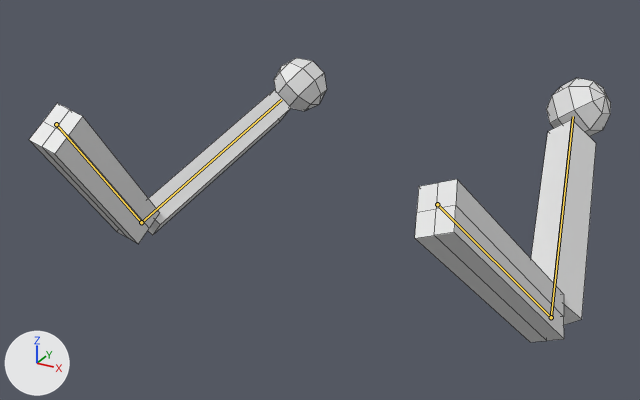
A saved change to the FBX model Assets/Models/simple arms.fbx.
One viewpoint serves both versions: a camera (50 mm lens) standing at (0.637, -0.893, 0.426) and looking at (-0.031, 0.322, -0.181). The axes (+X, +Y, +Z) are drawn at lower left. The lights are the same throughout. Both versions are drawn at frame 1 of the action 'Armature|Idling'; the numbers are the values there. The bones that change are drawn over the model as lines. Mesh edges are drawn as thin lines.
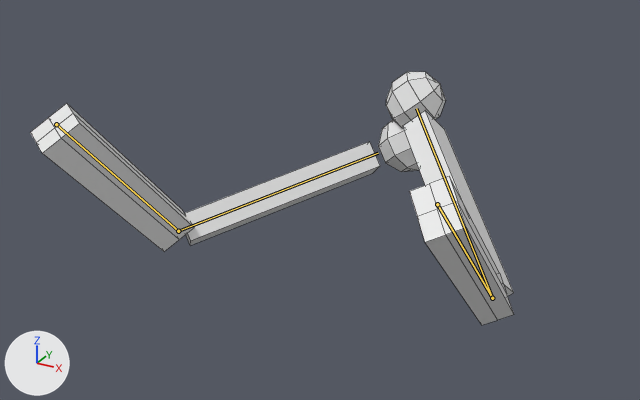
Location of each change, [x1, y1, x2, y2] in pixels of the pictures (640 x 400 px):
'Cube', posed (17% narrower, 11% shorter): before [29, 58, 611, 342]; after [30, 72, 514, 325]
bone 'Bone', root to tip: before (56, 124) to (141, 222); after (56, 124) to (178, 231)
bone 'Bone.001', root to tip: before (141, 222) to (281, 99); after (178, 231) to (378, 153)
bone 'Bone.003', root to tip: before (437, 204) to (551, 317); after (437, 204) to (492, 298)
bone 'Bone.004', root to tip: before (551, 317) to (573, 116); after (492, 298) to (416, 108)

The edits, one by one:
Bone 'Bone' (bone_bone) turns from (-38, 1, 75) to (-45, 26, 67) degrees about its own x, y and z.
Bone 'Bone.001' (bone_bone_001) turns from (-78, 13, -25) to (-77, 16, -28) degrees about its own x, y and z.
Bone 'Bone.003' (bone_bone_003) turns from (-40, -3, -69) to (-49, -25, -66) degrees about its own x, y and z.
Bone 'Bone.004' (bone_bone_004) turns from (-75, -5, 18) to (-78, -7, 14) degrees about its own x, y and z.
